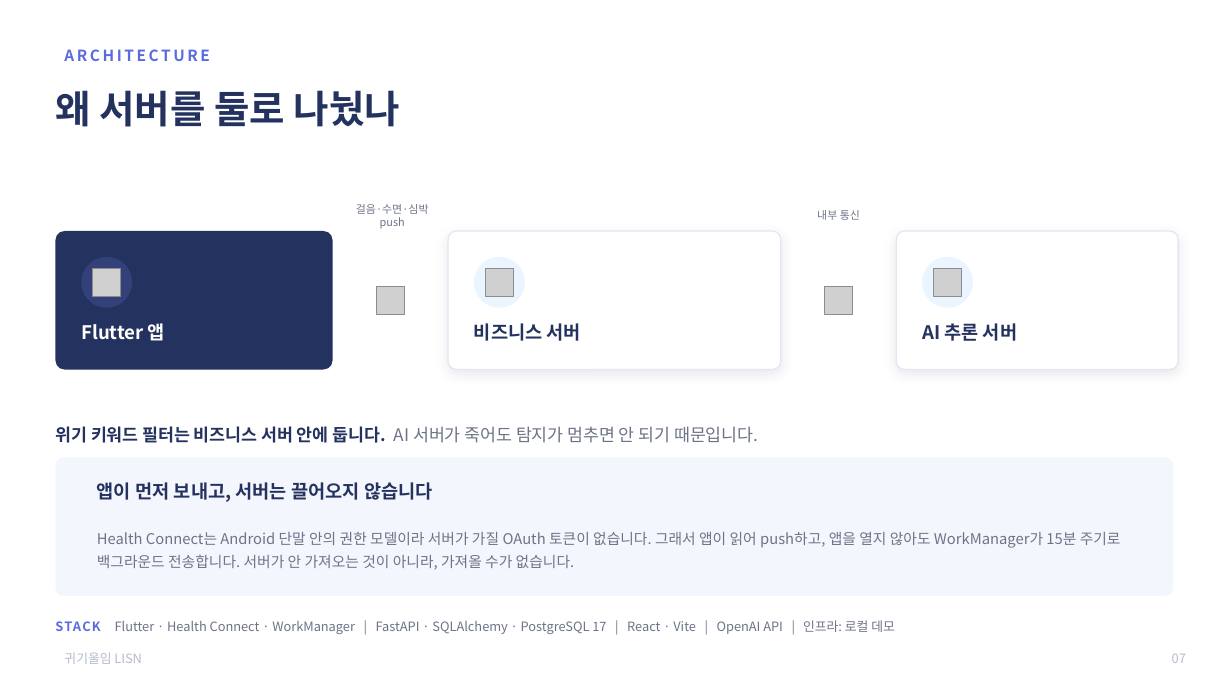
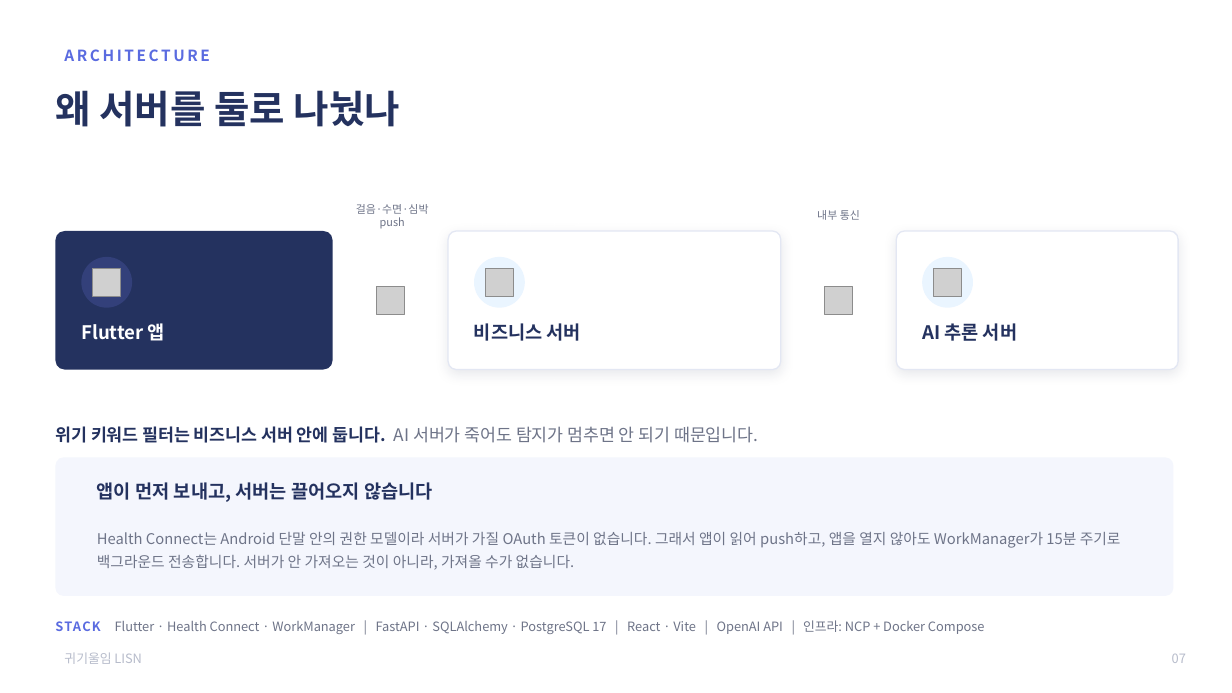
Before and after one commit to 2026-SMHRD-KDT-HealthCare-5/lisn, a slide deck: slide 8 of documents/최종발표자료_귀기울임.pptx. Drawn at 1232x693 pixels with LibreOffice and Linux fonts; fonts in the diff are those of the drawing; grey boxes stand for pictures. Boxes give left, top, right and bottom in pixels: in the first picture for what was removed or moved away, otherwise in the second. Text is boxed around its words. In the diff, an @@ line names an element or a change of style, - is before the commit and + after.

```diff
--- a/documents/최종발표자료_귀기울임.pptx
+++ b/documents/최종발표자료_귀기울임.pptx
@@ text at (55, 620, 985, 634): text changed @@
-STACK Flutter · Health Connect · WorkManager | FastAPI · SQLAlchemy · PostgreSQL 17 | React · Vite | OpenAI API | 인프라: 로컬 데모
+STACK Flutter · Health Connect · WorkManager | FastAPI · SQLAlchemy · PostgreSQL 17 | React · Vite | OpenAI API | 인프라: NCP + Docker Compose
```
Also in this commit, not shown: 1 other slide changed, 2 other files.
